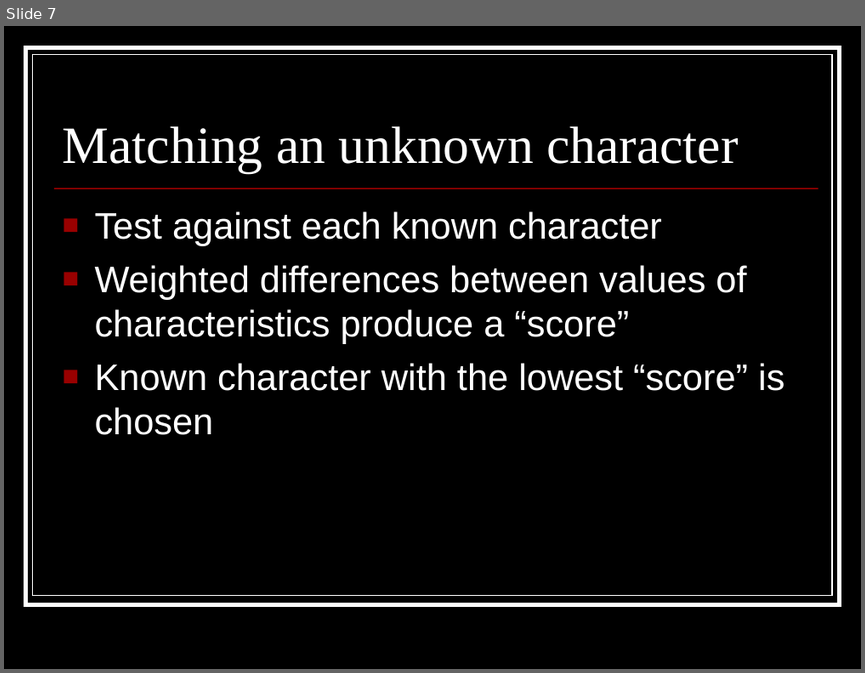
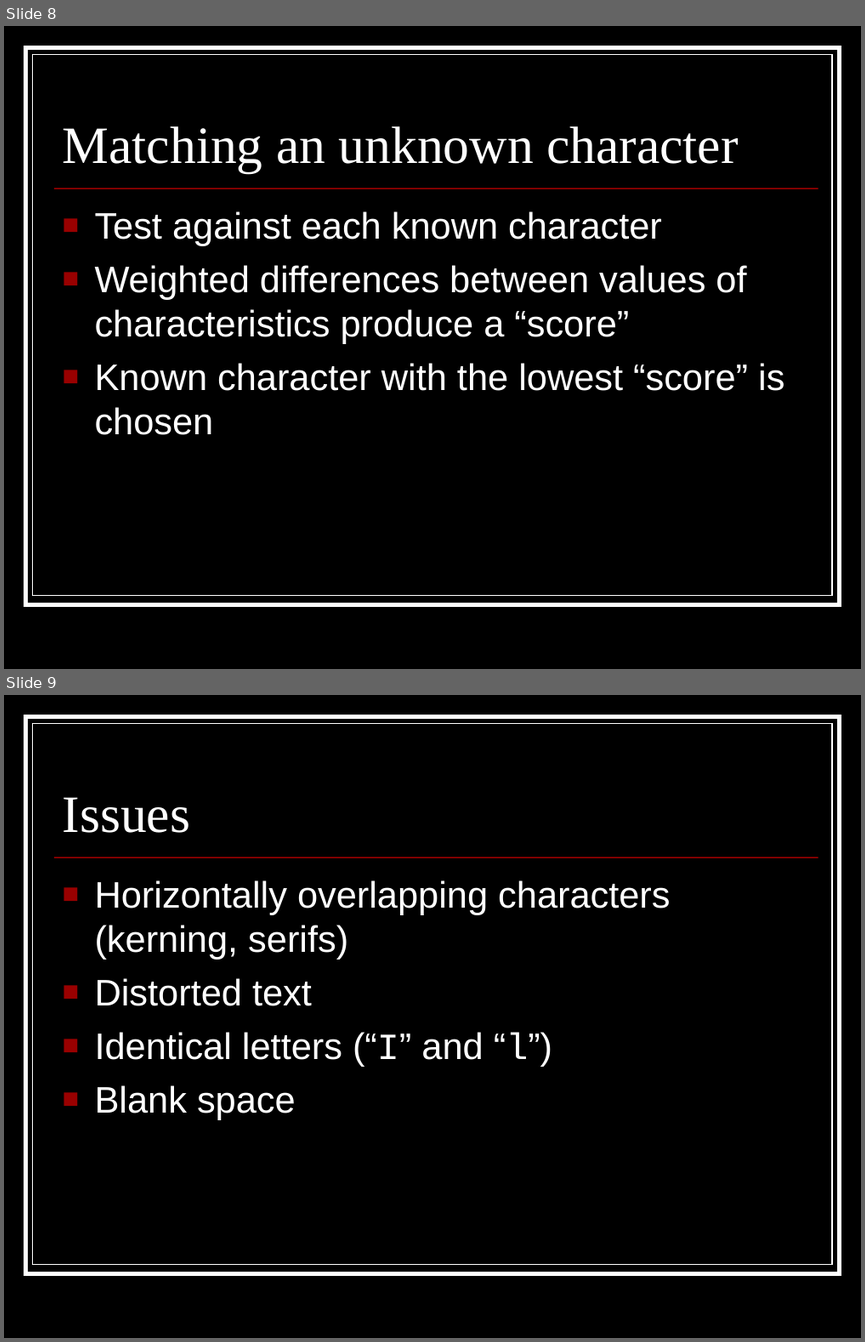
Before and after one commit to coyotebush/OCR, a slide deck: presentation/OCR.ppt. Shown one above the other, each under a label of ours: slide 7 before the commit, slides 8 and 9 after it. The pictures are 865x673 and 865x1342 pixels, drawn with LibreOffice and Linux fonts; fonts in the diff are those of the drawing. Boxes give left, top, right and bottom in pixels: in the first picture for what was removed or moved away, otherwise in the second. Text is boxed around its words. In the diff, an @@ line names an element or a change of style, - is before the commit and + after.

```diff
--- a/presentation/OCR.ppt
+++ b/presentation/OCR.ppt
@@ slide 9 added at bbox=[4, 695, 861, 1338], background #000000; not listed: 3 template elements that a slide beside it also shows @@
@@ title added at bbox=[63, 797, 190, 833], 44 pt, text #FFFFFF @@
+Issues
@@ text added at bbox=[95, 880, 670, 1119], 31 pt, text #FFFFFF @@
+■ Horizontally overlapping characters (kerning, serifs)
+■ Distorted text
+■ Identical letters (“I” and “l”)
+■ Blank space
@@ what was slide 7 is now slide 8 @@
```
Also in this commit, not shown: 1 slide changed, 4 other slides added, 8 other files.
